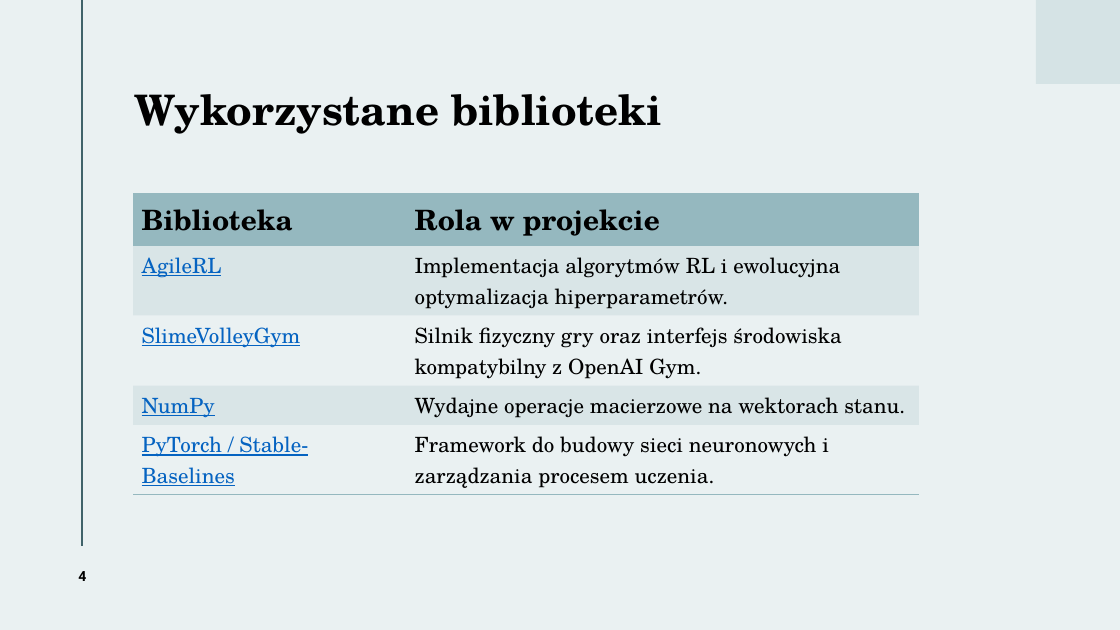
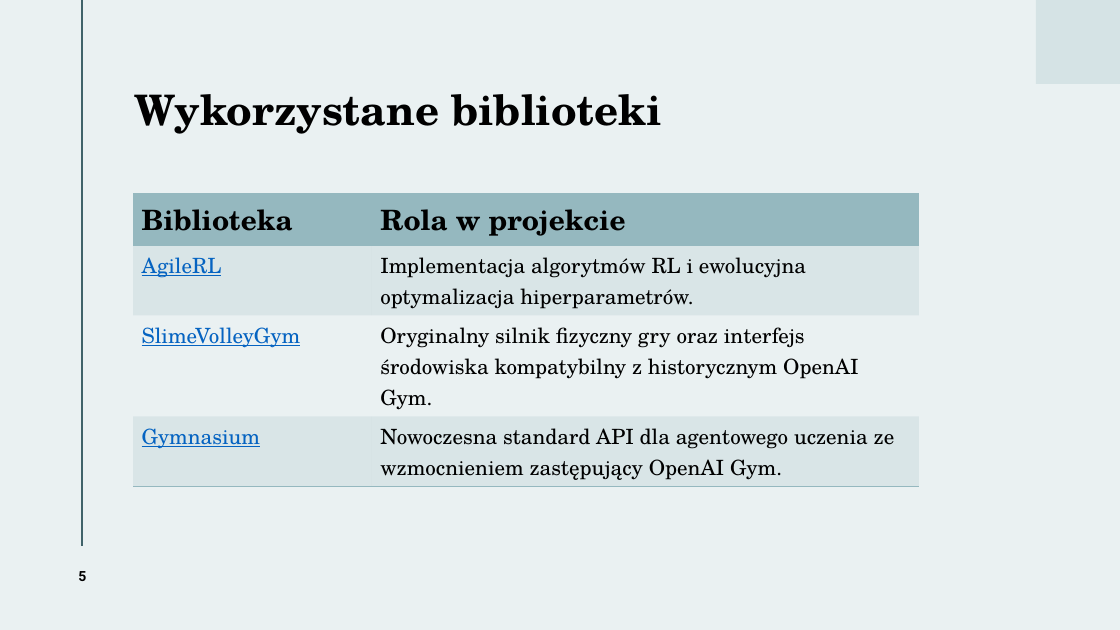
Before and after one commit to rmesek/iwsum-slimevolley, a slide deck: slide 5 of docs/Slime Volleyball MARL.pptx (slide 4 before the commit). Drawn at 1120x630 pixels with LibreOffice and Linux fonts; fonts in the diff are those of the drawing. Boxes give left, top, right and bottom in pixels: in the first picture for what was removed or moved away, otherwise in the second. Text is boxed around its words. In the diff, an @@ line names an element or a change of style, - is before the commit and + after.

```diff
--- a/docs/Slime Volleyball MARL.pptx
+++ b/docs/Slime Volleyball MARL.pptx
@@ table at (134, 194, 919, 484) @@
-row 3: SlimeVolleyGym | Silnik fizyczny gry oraz interfejs środowiska kompatybilny z OpenAI Gym.
-row 4: NumPy | Wydajne operacje macierzowe na wektorach stanu.
-row 5: PyTorch / Stable-Baselines | Framework do budowy sieci neuronowych i zarządzania procesem uczenia.
+row 3: SlimeVolleyGym | Oryginalny silnik fizyczny gry oraz interfejs środowiska kompatybilny z historycznym OpenAI Gym.
+row 4: Gymnasium | Nowoczesna standard API dla agentowego uczenia ze wzmocnieniem zastępujący OpenAI Gym.
@@ page number at (78, 571, 86, 581): text changed @@
-4
+5
```
Also in this commit, not shown: 3 other slides changed, 2 slides added, 1 slide removed.
